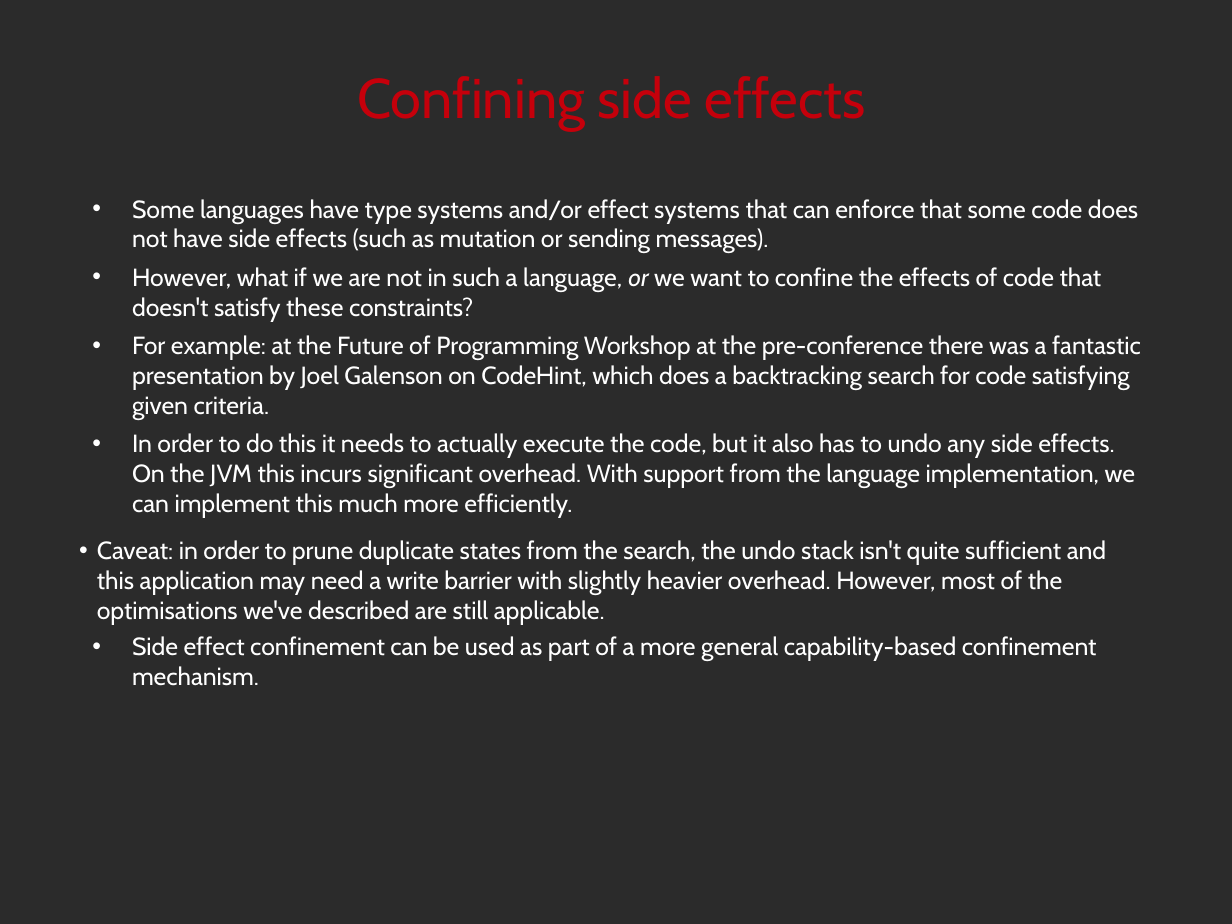
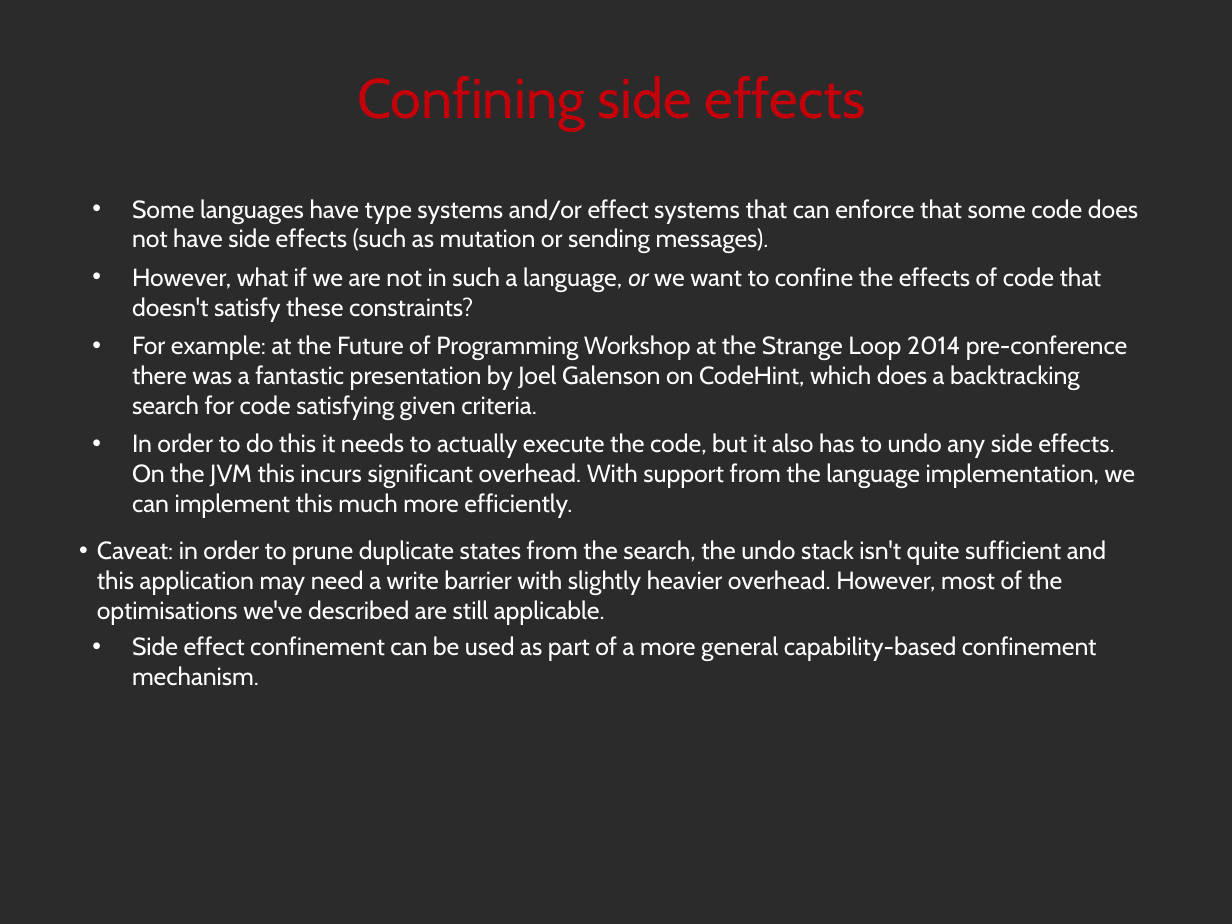
Before and after one commit to noether-lang/noether, a slide deck: slide 30 of doc/presentations/StrangeLoop2014/handling.odp (slide 29 before the commit). Drawn at 1232x924 pixels with LibreOffice and Linux fonts; fonts in the diff are those of the drawing; background and template pictures are left out; a plain dark background stands for a picture behind light text. Boxes give left, top, right and bottom in pixels: in the first picture for what was removed or moved away, otherwise in the second. Text is boxed around its words. In the diff, an @@ line names an element or a change of style, - is before the commit and + after.

```diff
--- a/doc/presentations/StrangeLoop2014/handling.odp
+++ b/doc/presentations/StrangeLoop2014/handling.odp
@@ text at (132, 335, 1127, 419): text changed @@
-• For example: at the Future of Programming Workshop at the pre-conference there was a fantastic presentation by Joel Galenson on CodeHint, which does a backtracking search for code satisfying given criteria.
+• For example: at the Future of Programming Workshop at the Strange Loop 2014 pre-conference there was a fantastic presentation by Joel Galenson on CodeHint, which does a backtracking search for code satisfying given criteria.
```
Also in this commit, not shown: 21 other slides changed, 1 slide added, 2 other files.
